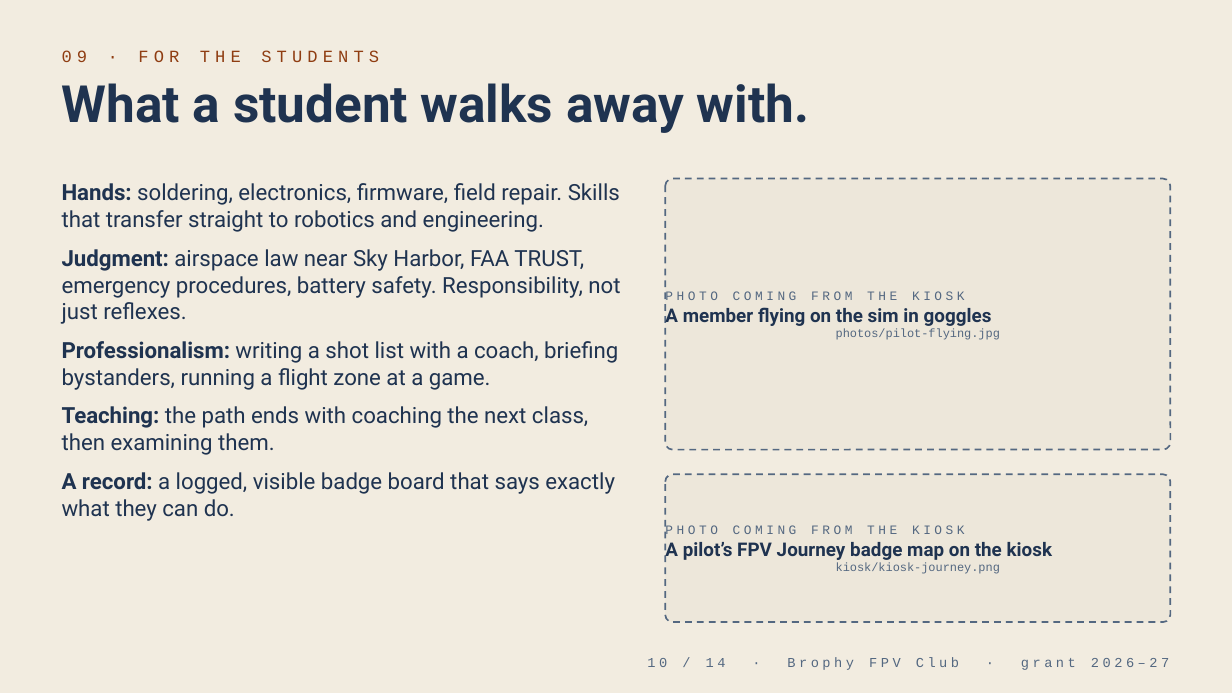
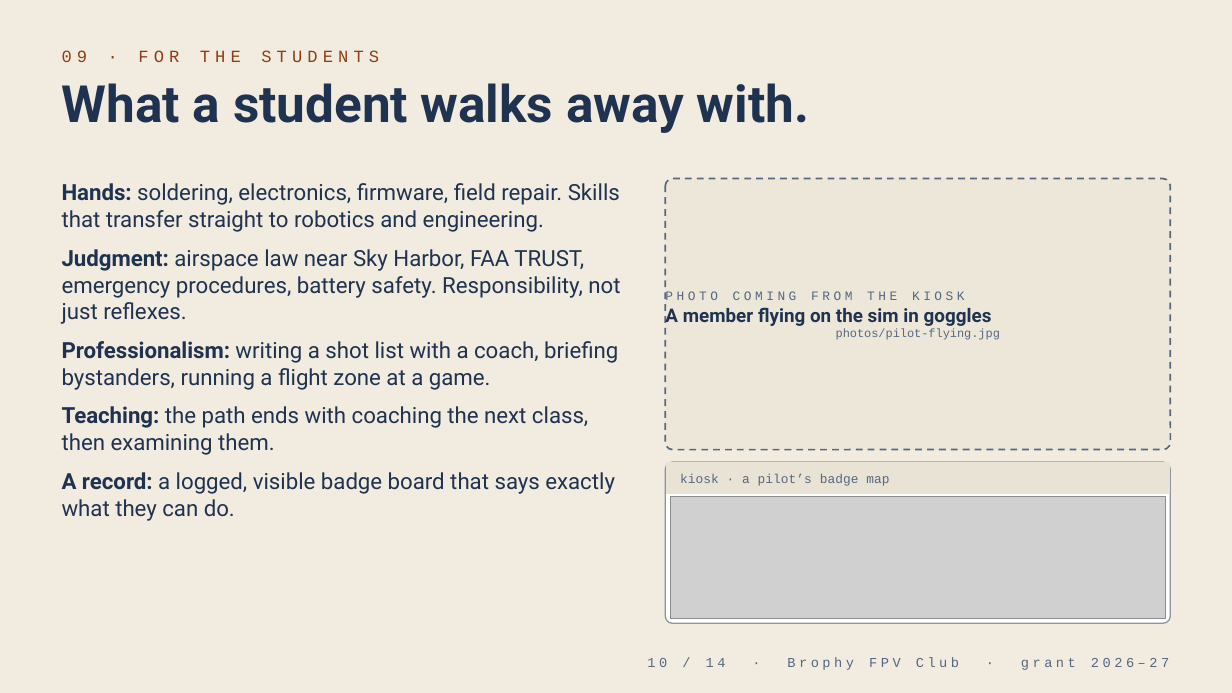
Before and after one commit to ElMagoCT/brophy-fpv-grant, a slide deck: slide 10 of slides/pitch.pptx. Drawn at 1232x693 pixels with LibreOffice and Linux fonts; fonts in the diff are those of the drawing; grey boxes stand for pictures. Boxes give left, top, right and bottom in pixels: in the first picture for what was removed or moved away, otherwise in the second. Text is boxed around its words. In the diff, an @@ line names an element or a change of style, - is before the commit and + after.

```diff
--- a/slides/pitch.pptx
+++ b/slides/pitch.pptx
@@ rounded rectangle: place and size @@
-rounded rectangle at (665, 474, 1170, 622)
+rounded rectangle at (665, 462, 1170, 623)
@@ rounded rectangle at (665, 462, 1170, 623): fill #EDE7DA to #FFFFFF; outline #546881 1 pt dashed to #8A94A3 0.75 pt; proportions changed @@
@@ rectangle added at (667, 463, 1169, 493), fill #E9E3D6, outline #E9E3D6 1 pt @@
@@ text at (680, 473, 889, 486): text changed; size 11 to 7.5 pt @@
-PHOTO COMING FROM THE KIOSK
-A pilot’s FPV Journey badge map on the kiosk
-kiosk/kiosk-journey.png
+kiosk · a pilot’s badge map
@@ picture added at (670, 496, 1165, 618) @@
```
Also in this commit, not shown: 1 other slide changed, 3 other files.
